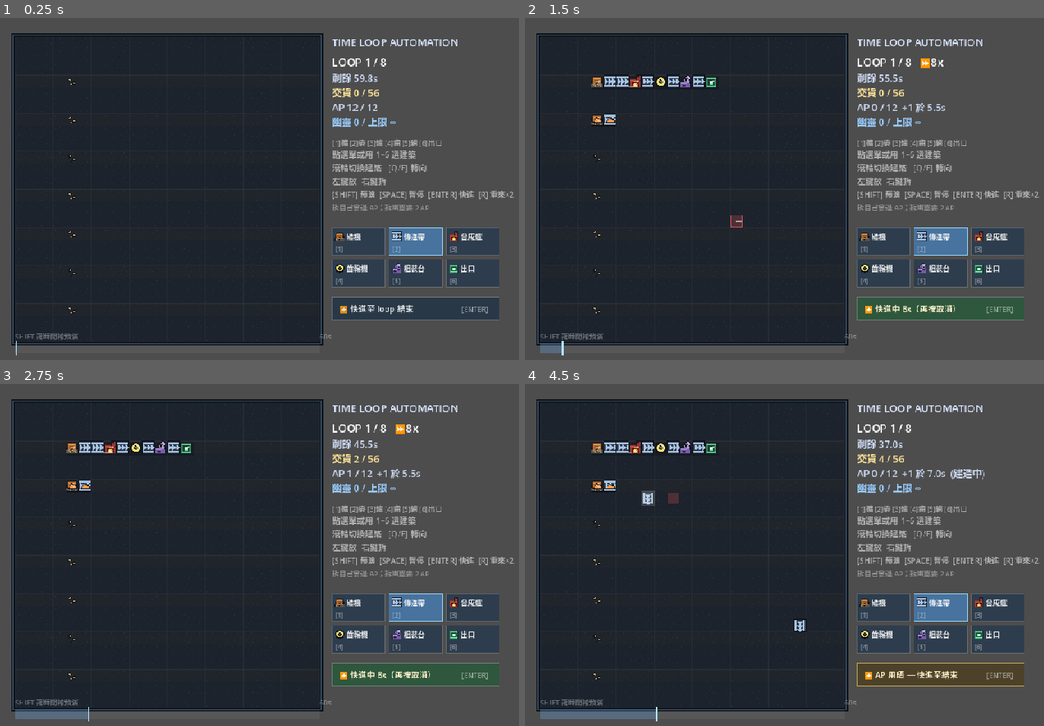
Above: before the commit, frames 1-4 (two rows, left to right).
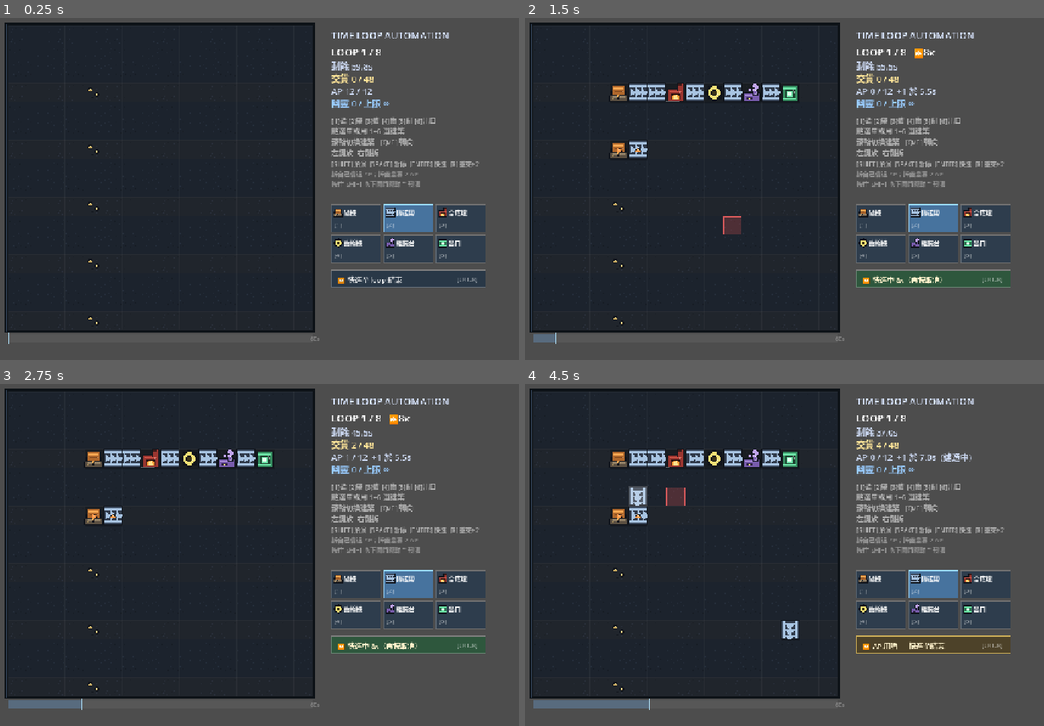
Above: after the commit, the same moments.

Repository: NoahYau/time-loop-mini-automation
Game: Godot game, scene res://scenes/sandbox.tscn
Same seed, same stepped clock (60 frames per second), same inputs: the game is played once before the commit and once after it.
Inputs (mouse positions are in pixels of both pictures, inside the frame that each line leads up to):
- Up to frame 1 (0.25 s): no input
- Up to frame 2 (1.5 s): tap Enter at 0.5 s; move the mouse to (960, 171) at 0.52 s; hold D 0.53-1.25 s; tap B at 0.6 s; click (960, 171) at 0.67 s; tap Space at 0.77, 1.25 s; drag from (706, 206) to (794, 257) at 1.27 s
- Up to frame 3 (2.75 s): move the mouse to (363, 479) at 2.02 s; hold D from 2.03 s (still down); tap E at 2.1 s
- Up to frame 4 (4.5 s): release D at 2.75 s; drag from (794, 623) to (644, 503) at 2.77 s; move the mouse to (1012, 606) at 3.52 s; hold A 3.53-4.25 s; tap G at 3.6 s; tap Space at 3.77 s; tap Enter at 4.25 s; drag from (644, 503) to (737, 469) at 4.27 s

The runs differ from the first frame. In frame 1, 18% of the frame differs, in the area x 0-100%, y 1-99%; in frame 2, 22%; in frame 3, 22%; in frame 4, 23%.

Commit message:
feat: 格子放大到 40px（16x16 棋盤、1280x720 視口、5 條礦脈、目標 48）

Diff:
--- a/game/project.godot
+++ b/game/project.godot
@@ -20,8 +20,8 @@
 
 [display]
 
-window/size/viewport_width=960
-window/size/viewport_height=540
+window/size/viewport_width=1280
+window/size/viewport_height=720
 window/size/window_width_override=1280
 window/size/window_height_override=720
 window/stretch/mode="canvas_items"
--- a/game/scenes/sandbox.gd
+++ b/game/scenes/sandbox.gd
@@ -8,21 +8,21 @@
 const K = preload("res://sim/constants.gd")
 const LoopManager = preload("res://sim/loop_manager.gd")
 
-const CELL := 20.0
-const ORIGIN := Vector2(26, 30)
+const CELL := 40.0
+const ORIGIN := Vector2(20, 16)
 const BUILD_TICKS: int = K.BUILD_TICKS
-const TL_Y := 512.0                # 時間軸
-const TL_H := 16.0
-const PANEL_X := 526.0
-const PALETTE_Y := 330.0           # 建築選單頂部
-const PALETTE_BTN := Vector2(84, 44)
+const TL_Y := 664.0                # 時間軸
+const TL_H := 18.0
+const PANEL_X := 700.0
+const PALETTE_Y := 392.0           # 建築選單頂部
+const PALETTE_BTN := Vector2(104, 58)
 const PALETTE_GAP := 6.0
 const PALETTE_COLS := 3            # 1/2/3 一行，4/5/6 下一行
 
 # 結算／規劃面板
-const REPORT_X := 514.0
-const REPORT_Y := 200.0
-const REPORT_W := 434.0
+const REPORT_X := 700.0
+const REPORT_Y := 268.0
+const REPORT_W := 552.0
 const REPORT_ROWS_Y := 78.0
 const REPORT_ROW_H := 21.0
 const PALETTE_TYPES: Array = [1, 2, 3, 4, 5, 6]   # 同 constants.gd 嘅 T_* 一致
@@ -493,11 +493,11 @@
 		draw_rect(r, border, false, 1.0)
 		var skey := _slot_tex(t)
 		if art.has(skey):
-			draw_texture_rect(art[skey], Rect2(r.position + Vector2(4, 6), Vector2(16, 16)), false)
+			draw_texture_rect(art[skey], Rect2(r.position + Vector2(4, 6), Vector2(20, 20)), false)
 		else:
 			draw_rect(Rect2(r.position + Vector2(5, 7), Vector2(14, 14)), _color_for(t))
-		draw_string(font, Vector2(r.position.x + 23, r.position.y + 19), names[t], HORIZONTAL_ALIGNMENT_LEFT, -1, 11, Color(1, 1, 1, 0.9))
-		draw_string(font, Vector2(r.position.x + 5, r.position.y + 38), "[%d]" % (i + 1), HORIZONTAL_ALIGNMENT_LEFT, -1, 10, Color(1, 1, 1, 0.45))
+		draw_string(font, Vector2(r.position.x + 26, r.position.y + 22), names[t], HORIZONTAL_ALIGNMENT_LEFT, -1, 13, Color(1, 1, 1, 0.92))
+		draw_string(font, Vector2(r.position.x + 6, r.position.y + 46), "[%d]" % (i + 1), HORIZONTAL_ALIGNMENT_LEFT, -1, 12, Color(1, 1, 1, 0.45))
 
 func _draw_hover() -> void:
 	if hover == Vector2i(-1, -1) or phase != P.RUN:
@@ -605,8 +605,7 @@
 	var frac := float(cur) / float(K.LOOP_TICKS)
 	draw_rect(Rect2(Vector2(x0, TL_Y), Vector2(wpx * frac, TL_H)), Color(0.35, 0.65, 0.95, 0.25))
 	draw_line(Vector2(x0 + wpx * frac, TL_Y - 3), Vector2(x0 + wpx * frac, TL_Y + TL_H + 3), Color(0.7, 0.9, 1.0), 2.0)
-	draw_string(font, Vector2(x0, TL_Y - 6), "SHIFT 拖時間軸預演", HORIZONTAL_ALIGNMENT_LEFT, -1, 11, Color(1, 1, 1, 0.35))
-	draw_string(font, Vector2(x0 + wpx, TL_Y - 6), "%.0fs" % (float(K.LOOP_TICKS) / K.SIM_HZ), HORIZONTAL_ALIGNMENT_RIGHT, -1, 11, Color(1, 1, 1, 0.35))
+	draw_string(font, Vector2(x0 + wpx - 4, TL_Y + 14), "%.0fs" % (float(K.LOOP_TICKS) / K.SIM_HZ), HORIZONTAL_ALIGNMENT_RIGHT, -1, 11, Color(1, 1, 1, 0.35))
 
 func _draw_hud(font: Font) -> void:
 	var x := PANEL_X
@@ -616,20 +615,21 @@
 	# 預演時 HUD 必須顯示「預演世界」嘅數字，唔係真實世界（否則預覽係假嘅）
 	var shown = pv.world if (previewing and pv != null) else lm.world
 	var lines: Array = [
-		["TIME LOOP AUTOMATION", 16, Color(0.85, 0.9, 1.0)],
+		["TIME LOOP AUTOMATION", 20, Color(0.85, 0.9, 1.0)],
 		["", 10, Color.WHITE],
-		["LOOP %d / %d%s%s" % [lm.loop_index + 1, K.LOOP_LIMIT, "  (預演)" if previewing else "", "   ⏩%dx" % int(ff_mult) if fast_forward else ""], 17, Color(1, 1, 1)],
-		["剩餘 %.1fs" % remain, 15, Color(0.8, 0.85, 0.95)],
-		["交貨 %d / %d" % [shown.delivered, K.WIN_TARGET], 15, Color(1, 0.9, 0.6) if shown.delivered < K.WIN_TARGET else Color(0.5, 1, 0.6)],
-		["AP %d / %d%s%s" % [lm.ap_available(), K.AP_MAX, _regen_text(), "  (建造中)" if busy > 0 else ""], 15, Color(0.8, 0.85, 0.95)],
-		["幽靈 %d / 上限 %s" % [lm.active.size(), _quota_text()], 15, Color(0.6, 0.8, 1.0)],
+		["LOOP %d / %d%s%s" % [lm.loop_index + 1, K.LOOP_LIMIT, "  (預演)" if previewing else "", "   ⏩%dx" % int(ff_mult) if fast_forward else ""], 21, Color(1, 1, 1)],
+		["剩餘 %.1fs" % remain, 18, Color(0.8, 0.85, 0.95)],
+		["交貨 %d / %d" % [shown.delivered, K.WIN_TARGET], 18, Color(1, 0.9, 0.6) if shown.delivered < K.WIN_TARGET else Color(0.5, 1, 0.6)],
+		["AP %d / %d%s%s" % [lm.ap_available(), K.AP_MAX, _regen_text(), "  (建造中)" if busy > 0 else ""], 18, Color(0.8, 0.85, 0.95)],
+		["幽靈 %d / 上限 %s" % [lm.active.size(), _quota_text()], 18, Color(0.6, 0.8, 1.0)],
 		["", 10, Color.WHITE],
-		["[1]礦 [2]帶 [3]爐 [4]齒 [5]組 [6]出口", 11, Color(1, 1, 1, 0.55)],
-		["點選單或用 1–6 選建築", 13, Color(1, 1, 1, 0.55)],
-		["滾輪切換建築   [Q/E] 轉向", 13, Color(1, 1, 1, 0.55)],
-		["左鍵放  右鍵拆", 13, Color(1, 1, 1, 0.55)],
-		["[SHIFT] 預演  [SPACE] 暫停  [ENTER] 快進  [R] 重來×2", 12, Color(1, 1, 1, 0.55)],
-		["拆自己會退 AP；拆幽靈要 2 AP", 11, Color(1, 1, 1, 0.4)],
+		["[1]礦 [2]帶 [3]爐 [4]齒 [5]組 [6]出口", 14, Color(1, 1, 1, 0.55)],
+		["點選單或用 1–6 選建築", 15, Color(1, 1, 1, 0.55)],
+		["滾輪切換建築   [Q/E] 轉向", 15, Color(1, 1, 1, 0.55)],
+		["左鍵放  右鍵拆", 15, Color(1, 1, 1, 0.55)],
+		["[SHIFT] 預演  [SPACE] 暫停  [ENTER] 快進  [R] 重來×2", 13, Color(1, 1, 1, 0.55)],
+		["拆自己會退 AP；拆幽靈要 2 AP", 13, Color(1, 1, 1, 0.4)],
+		["按住 SHIFT 拖下面時間軸 = 預演", 13, Color(1, 1, 1, 0.4)],
 	]
 	for line in lines:
 		var txt: String = line[0]
@@ -665,8 +665,8 @@
 		label = "⏩ 快進中 %dx（再按取消）" % int(ff_mult)
 	elif ap_zero:
 		label = "⏩ AP 用晒 — 快進至結束"
-	draw_string(font, eb.position + Vector2(12, 23), label,
-		HORIZONTAL_ALIGNMENT_LEFT, -1, 13, Color(1, 0.95, 0.8) if (ap_zero or fast_forward) else Color(1, 1, 1, 0.85))
+	draw_string(font, eb.position + Vector2(14, 26), label,
+		HORIZONTAL_ALIGNMENT_LEFT, -1, 15, Color(1, 0.95, 0.8) if (ap_zero or fast_forward) else Color(1, 1, 1, 0.85))
 	draw_string(font, eb.position + Vector2(eb.size.x - 60.0, 23), "[ENTER]",
 		HORIZONTAL_ALIGNMENT_LEFT, -1, 11, Color(1, 1, 1, 0.5))
 
--- a/game/sim/constants.gd
+++ b/game/sim/constants.gd
@@ -2,8 +2,8 @@
 ## 全域平衡常數：改呢個檔就等於改難度曲線。
 
 # --- 模擬核心 ---
-const GRID_W: int = 24
-const GRID_H: int = 24
+const GRID_W: int = 16
+const GRID_H: int = 16
 const SIM_HZ: int = 30
 const LOOP_TICKS: int = 1800          # 60 秒 × 30 Hz
 
@@ -48,8 +48,8 @@
 
 # --- 礦脈（B 規則）：礦機只可以擺喺礦脈上，每條礦脈一行 ---
 const ORE_X: int = 4
-# 7 條礦脈，間距 3 格（一條產線高 1 格，所以唔會撞）
-const ORE_LANES: Array = [3, 6, 9, 12, 15, 18, 21]
+# 5 條礦脈，間距 3 格（16 行棋盤）
+const ORE_LANES: Array = [3, 6, 9, 12, 15]
 
 # --- 幽靈上限 ---
 # 0 = 唔封頂。本作真正嘅上限係地圖：7 條礦脈 = 最多 7 條產線。
@@ -74,9 +74,9 @@
 # 300 tick = 10 秒 -> 一個 60 秒 loop 最多回 6 點（總開支 12 -> 18）。
 const AP_REGEN_TICKS: int = 300
 const AP_REGEN_AMOUNT: int = 1
-# B 規則下每 loop 只鋪得 1 條線（10 件）：4 條線 52、5 條線 ~60。
-# 目標 56 = 一定要 5 條線（4 條線 52 差少少），但留 4 件 buffer 畀「建造要 5 秒」。
-const WIN_TARGET: int = 56
+# 16x16 棋盤有 5 條礦脈；一條線 60 秒約 13 件。
+# 目標 48 = 一定要 4 條線（3 條 39 唔夠），仲有 1 條備用賽道。
+const WIN_TARGET: int = 48
 
 # --- 命令種類 ---
 const C_BUILD: int = 0
--- a/game/tests/test_determinism.gd
+++ b/game/tests/test_determinism.gd
@@ -141,7 +141,7 @@
 	lm.start_level()
 	var accepted := 0
 	for i in range(K.AP_MAX + 5):
-		if lm.submit_build(Vector2i(i, 20), K.T_BELT, K.D_E):
+		if lm.submit_build(Vector2i(i, 8), K.T_BELT, K.D_E):
 			accepted += 1
 	_check("AP_MAX 之內全收 (%d/%d)" % [accepted, K.AP_MAX], accepted == K.AP_MAX)
 	_check("可用 AP 用晒", lm.ap_available() == 0, "available=%d" % lm.ap_available())
@@ -309,21 +309,23 @@
 	return out
 
 func _test_win_reachable() -> void:
-	print("[T9] 勝利條件（%d 件）喺 loop 預算內真係做得到（B 規則：1 loop 1 條線）" % K.WIN_TARGET)
+	print("[T9] 勝利條件（%d 件）喺 %d 條礦脈內真係做得到" % [K.WIN_TARGET, K.ORE_LANES.size()])
 	var lm = _new_manager()
 	lm.start_level()
 	var curve: Array = []
-	for loop in range(K.LOOP_LIMIT):
+	var won_at := 0
+	for loop in range(mini(K.LOOP_LIMIT, K.ORE_LANES.size())):
 		lm.begin_loop(loop)
-		_run(lm, _lane_line(K.ORE_LANES[loop]), K.LOOP_TICKS)
+		_run(lm, _lane_line(int(K.ORE_LANES[loop])), K.LOOP_TICKS)
 		curve.append(lm.world.delivered)
 		if int(lm.world.delivered) >= K.WIN_TARGET:
-			print("  達標於第 %d 個 loop" % (loop + 1))
+			won_at = loop + 1
 			break
 		lm.seal_loop()
 	print("  交貨曲線：%s（目標 %d）" % [str(curve), K.WIN_TARGET])
-	_check("喺 8 個 loop 內達標", int(curve.back()) >= K.WIN_TARGET, "curve=%s" % str(curve))
-	_check("唔可以太早（最早第 4 個 loop 之後）", int(curve.back()) > 0)
+	_check("喺 %d 條礦脈內達標" % K.ORE_LANES.size(), won_at > 0, "curve=%s" % str(curve))
+	_check("唔會第 1 個 loop 就贏", won_at >= 2, "won_at=%d" % won_at)
+	print("  達標於第 %d 個 loop" % won_at)
 
 func _test_b_rule() -> void:
 	print("[T10] B 規則：機器唔可以直接餵機器，一定要經傳送帶")
Not shown, changed: DESIGN-SPEC.md
